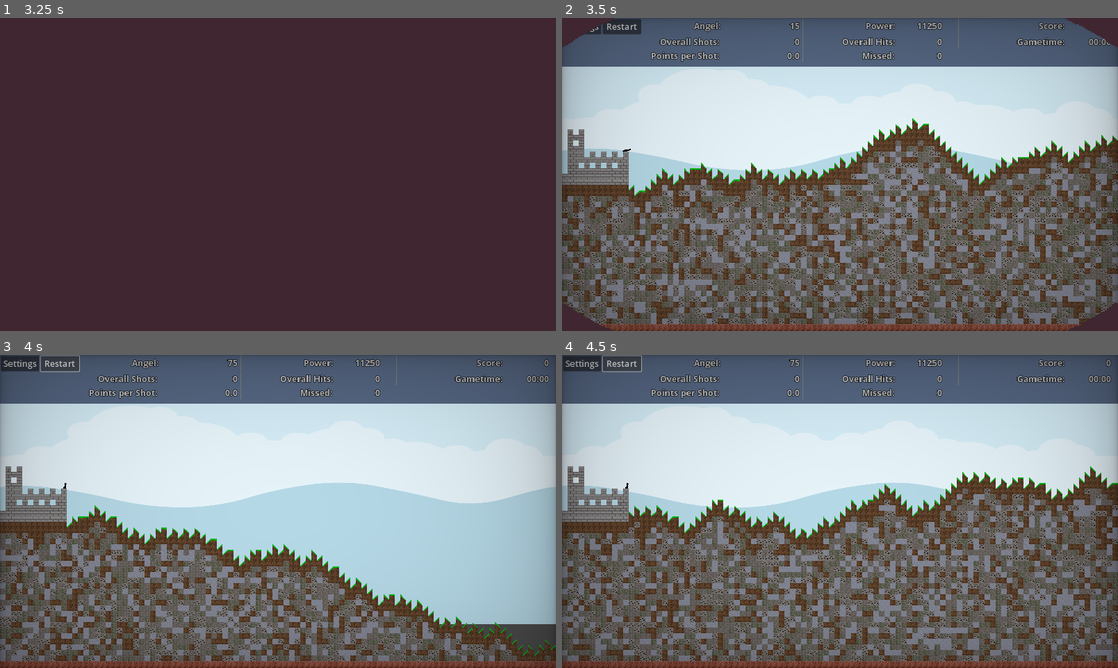
Above: before the commit, frames 1-4 (two rows, left to right).
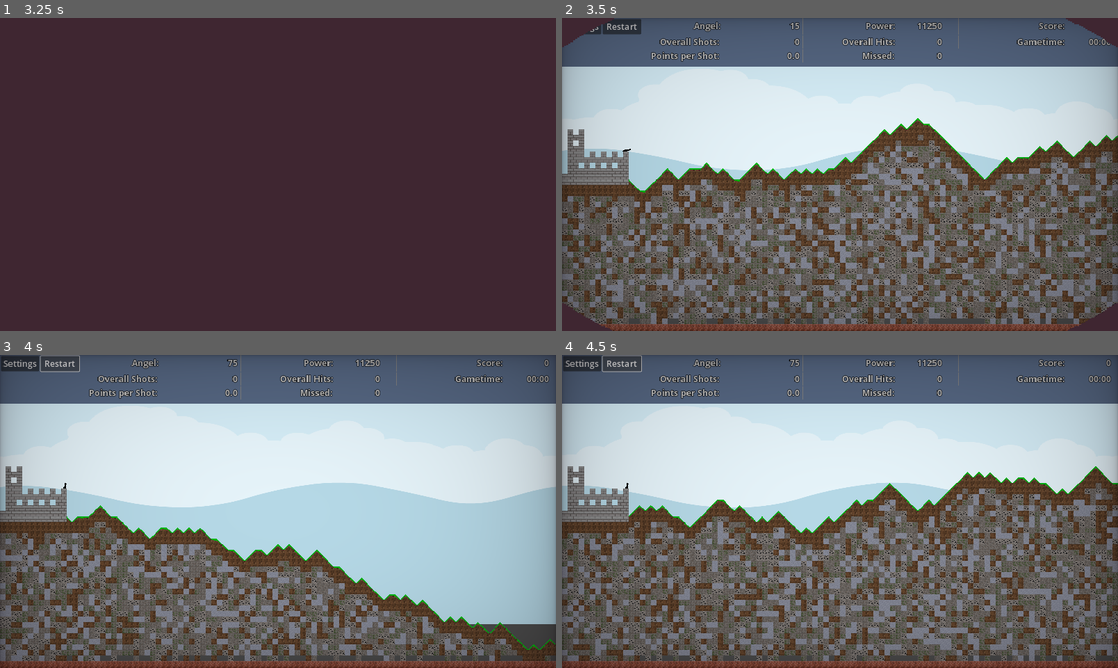
Above: after the commit, the same moments.

Repository: Coding-4Fun/Just4Fun_Mini_Shootergame
Game: Godot game, scene res://UI/MainMenuUI/MainMenuUI.tscn
Same seed, same stepped clock (60 frames per second), same inputs: the game is played once before the commit and once after it.
Inputs:
- Up to frame 1 (3.25 s): click "Play" at 0.5 s; click "Max Play Time" at 1.25 s; click "Max Play Time" at 2 s; click "Start Game" at 2.75 s
- Up to frame 2 (3.5 s): no input
- Up to frame 3 (4 s): click "Restart" at 3.5 s
- Up to frame 4 (4.5 s): click "Restart" at 4.25 s

Frame 1 is identical in both runs. In frame 2, 13% of the frame differs, in the area x 12-100%, y 32-98%; in frame 3, 9.0%; in frame 4, 13%, in the area x 12-99%, y 35-98%.

Commit message:
Fix: Changing next Tile to Slope if <> 0

Diff:
--- a/MainGameScene/TerrainMapGenerator.gd
+++ b/MainGameScene/TerrainMapGenerator.gd
@@ -52,32 +52,35 @@
 		if x <= mod:
 			current_displacement = displacement
 		for y in world_tiles_y:
-			# update_dirty_quadrants()
+
 			# BasePlattform
 			if x <= mod and y == current_displacement:
 				set_cell(0, Vector2i(x,y), 6, Vector2i(0, 0))
 				plattform.append(Vector2i(x, y))
+				chgdispl = 0
 				continue
 			# Graslinie
 			elif y == current_displacement:
+				chgdispl = chgdispl *-1
 				if chgdispl == 0:
 					print("X=%d / Y=%d -- current == 0: %d" % [x, y, chgdispl])
 					set_cell(0, Vector2i(x,y), 8, Vector2i(0, 0))
 				elif chgdispl < 0:
 					print("X=%d / Y=%d -- current < 0: %d" % [x, y, chgdispl])
-					set_cell(0, Vector2i(x,y), 8, Vector2i(1, 0))
+					set_cell(0, Vector2i(x,y-1), 8, Vector2i(1, 0))
 				elif chgdispl > 0:
 					print("X=%d / Y=%d -- current > 0: %d" % [x, y, chgdispl])
 					set_cell(0, Vector2i(x,y), 8, Vector2i(2, 0))
-				#set_cell(0, Vector2i(x,y), 0, Vector2i(0, 0))
+
+			# Dirt für Graslinie + 2
 			elif y > current_displacement and y <= current_displacement+2:
-				set_cell(0, Vector2i(x,y), 1, Vector2i(0, 0))
-			# Unterhalb der Graslinie
+				set_cell(0, Vector2i(x,y-1 if chgdispl < 0 else y), 1, Vector2i(0, 0))
+
+			# Unterhalb der Dirtlinie, zufällige Tiles
 			if y > current_displacement+2 and y < world_tiles_y-2:
 				var rdm = randi_range(1,5)
-				rdm = ceili(rdm)
-				#rdm = int(rdm)
-				set_cell(0, Vector2i(x,y), rdm, Vector2i(0, 0))
+				set_cell(0, Vector2i(x,y-1 if chgdispl < 0 else y), rdm, Vector2i(0, 0))
+			# Abschluss Linie , y - 2
 			elif y >= world_tiles_y-2:
 				set_cell(0, Vector2i(x,y), 7, Vector2i(0, 0))
 			# End Y Loop
